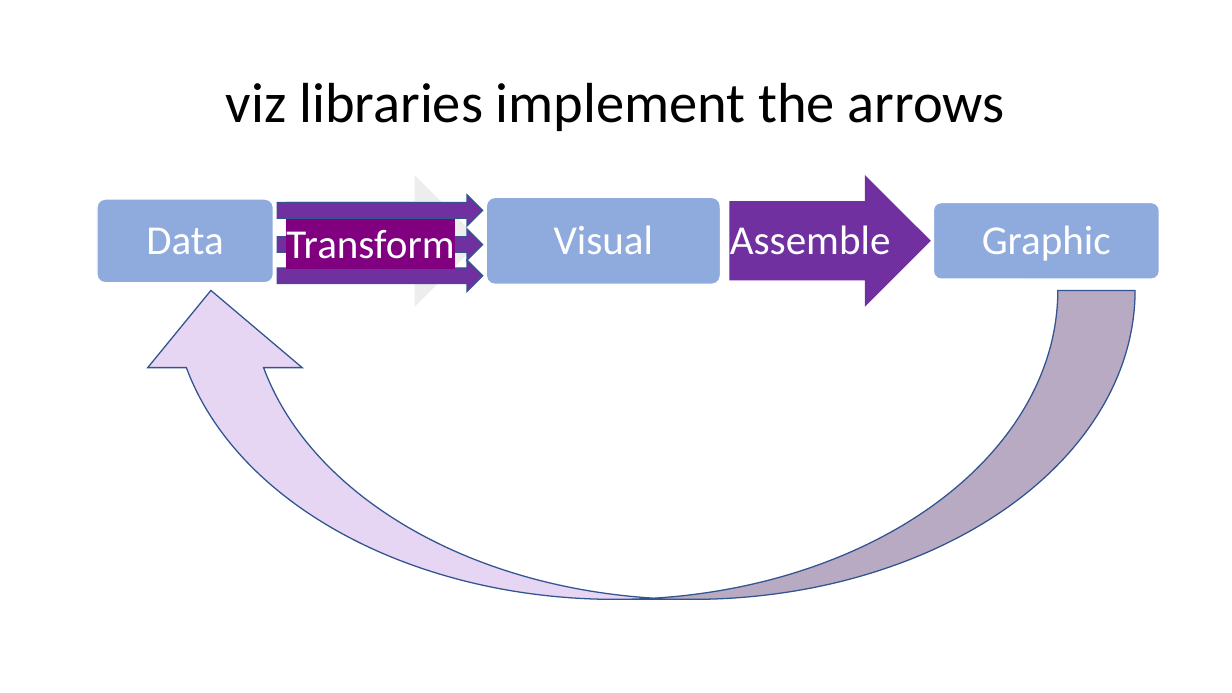
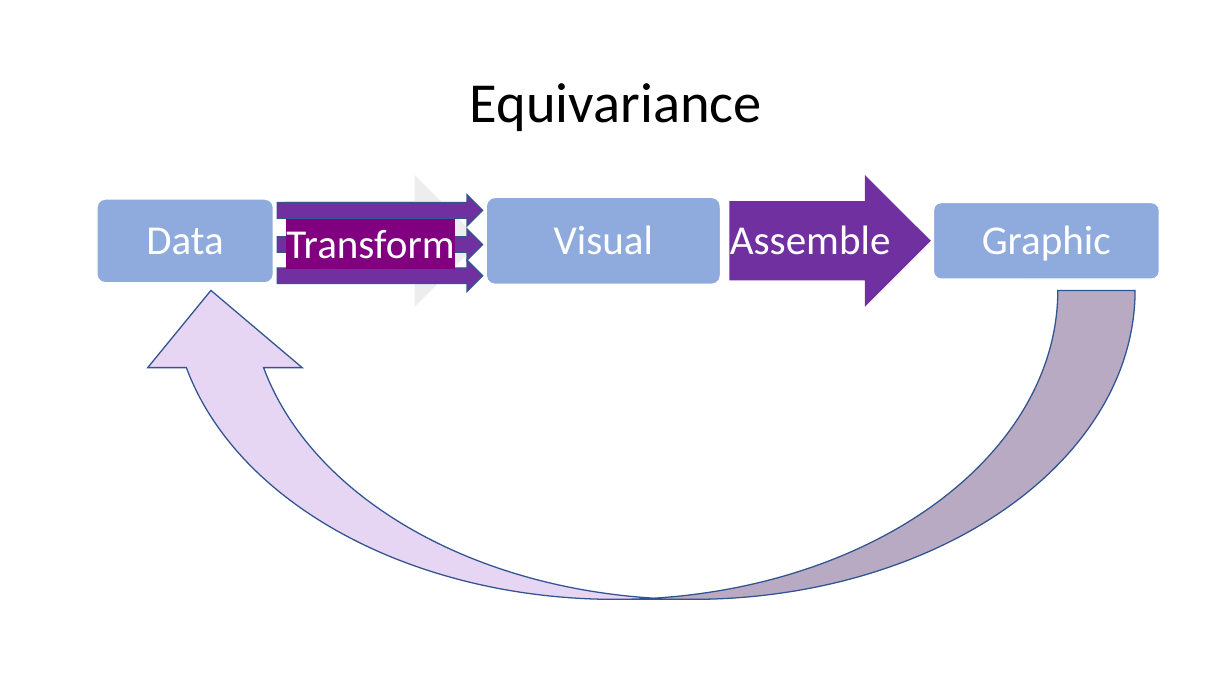
Before and after one commit to story645/proposal, a slide deck: slide 17 of deck/pres.pptx (slide 16 before the commit). Drawn at 1232x693 pixels with LibreOffice and Linux fonts; fonts in the diff are those of the drawing. Boxes give left, top, right and bottom in pixels: in the first picture for what was removed or moved away, otherwise in the second. Text is boxed around its words. In the diff, an @@ line names an element or a change of style, - is before the commit and + after.

```diff
--- a/deck/pres.pptx
+++ b/deck/pres.pptx
@@ title at (470, 83, 762, 131): text changed @@
-viz libraries implement the arrows
+Equivariance
```
Also in this commit, not shown: 7 other slides changed, 17 slides added, 14 slides removed, 4 other files.
